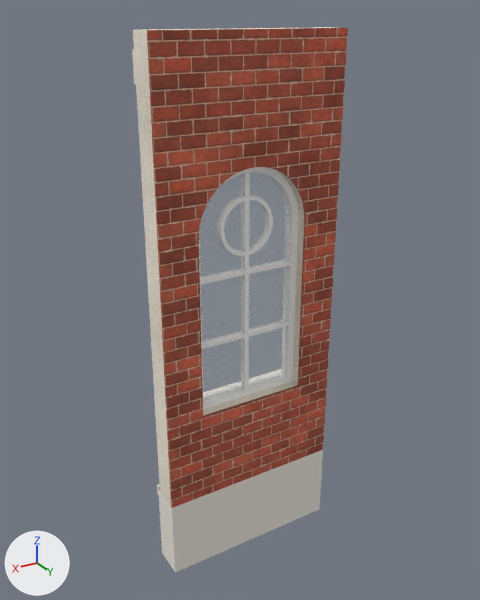
One commit to the glTF model kits/correios/pieces/wall_window.glb: the scene before it, then after it.
The view is the same before and after, from a 50 mm lens placed at (3.27, 5.48, 5.7), pointed at (-0.01, 0.02, 2.97). The axes (+X, +Y, +Z) are drawn at lower left. The lights are the same throughout. The first picture is the older version. Where no turn or scale is listed for an object, it has been applied to the vertices. Vertices at exactly the same position are counted once.

Names of what the first picture shows: 'wall_window_brick', 'wall_window_frame', 'wall_window_glass', 'wall_window_lime', 'wall_window_plaster'.
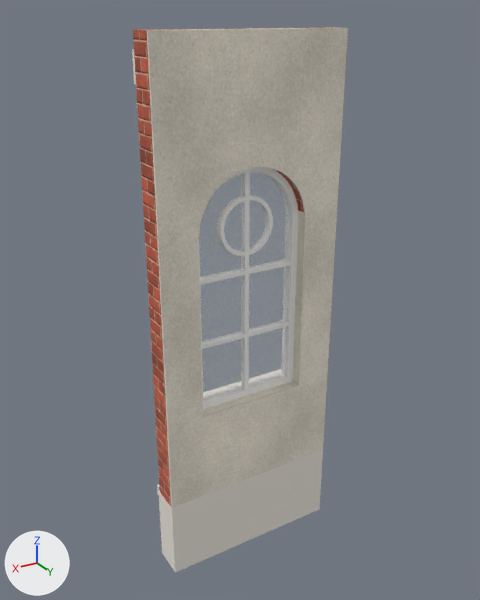
Where the newer file only moved an object's origin or applied its transform, the numbers keep the older frame.

Pixel boxes (x1, y1, x2, y2) of what changed, in the pictures (480 x 600 px; the box of a moved part takes in the faces that stretch with it):
'wall_window_plaster', surface changed (red to grey): (147, 28, 348, 508) in both
'wall_window_brick', surface changed: (133, 27, 335, 506) in both
part 1 of me_wall_window_plaster, cut back: (148, 34, 323, 508) in both
part 2 of me_wall_window_plaster, added: after (186, 28, 290, 30)
part 3 of me_wall_window_brick, moved or reshaped: before (143, 27, 335, 416); after (143, 27, 335, 30)
'folha_frame', unchanged, uncovered by the edit: after (200, 172, 291, 390)

Edits to the bpy script that builds the scene:
```text
Change mat_brick:
    where n2 = _N.new('ShaderNodeTexImage'); n2.name = 'Image Texture'
    n2.image: img_image_0 -> img_image_4
    where n5 = _N.new('ShaderNodeTexImage'); n5.name = 'Image Texture.001'
    n5.image: img_image_3 -> img_image_7
    where n7 = _N.new('ShaderNodeTexImage'); n7.name = 'Image Texture.002'
    n7.image: img_image_1 -> img_image_5
Change mat_plaster:
    where n2 = _N.new('ShaderNodeTexImage'); n2.name = 'Image Texture'
    n2.image: img_image_4 -> img_image_0
    where n5 = _N.new('ShaderNodeTexImage'); n5.name = 'Image Texture.001'
    n5.image: img_image_7 -> img_image_3
    where n7 = _N.new('ShaderNodeTexImage'); n7.name = 'Image Texture.002'
    n7.image: img_image_5 -> img_image_1
Change me_wall_window_brick:
    used by ob_wall_window_brick; location = (0.0, 0.0, 0.0)
    remove me_wall_window_brick.from_pydata(...)  # 62 vertices, 124 faces; spans x -1.0..1.0, y 0.0..0.28, z 0.9..5.58
    add me_wall_window_brick.from_pydata(...)  # 81 vertices, 132 faces; spans x -1.0..1.0, y 0.0..0.28, z 0.9..5.58
    me_wall_window_brick part 3
    16 faces are deleted
    8 vertices are added at x -0.6..0.6, y 0.18, z 1.9..5.58
    11 new vertices lie (0.0, 0.18, 0.0) away from vertices in x -1.0..1.0, y 0.0, z 1.9..5.58
    24 new faces join them
Change me_wall_window_plaster:
    used by ob_wall_window_plaster; location = (0.0, 0.0, 0.0)
    remove me_wall_window_plaster.from_pydata(...)  # 62 vertices, 124 faces; spans x -1.0..1.0, y 0.28..0.3, z 0.9..5.58
    add me_wall_window_plaster.from_pydata(...)  # 95 vertices, 176 faces; spans x -1.0..1.0, y 0.18..0.3, z 0.9..5.58
    me_wall_window_plaster part 1: 4 vertices removed from x -0.6..0.6, y 0.3, z 1.9..3.8; 34 vertices added at x -0.61..0.61, y 0.18..0.3, z 1.88..4.4
    me_wall_window_plaster part 2: 3 vertices added at x -1.0..1.0, y 0.18, z 5.58
```
